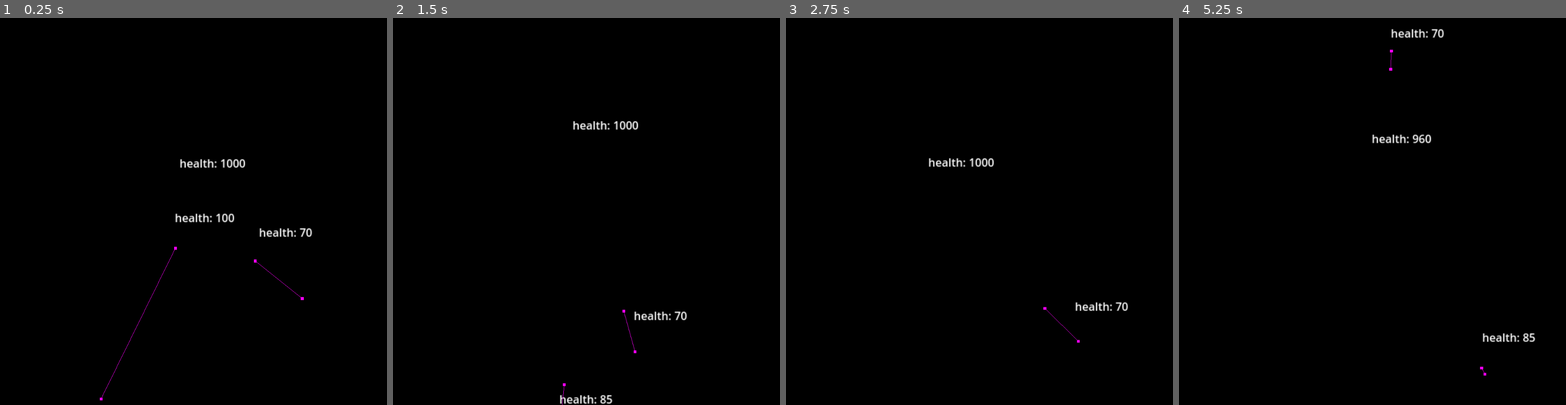
Above: before the commit, frames 1-4 (left to right).
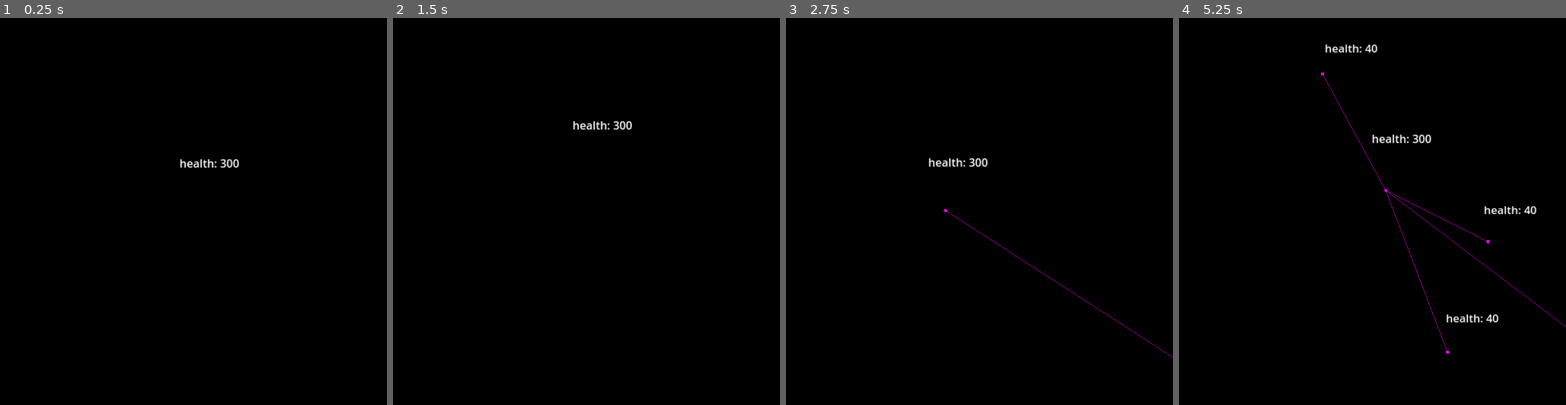
Above: after the commit, the same moments.

Repository: xxxxx-community/TheAihopGG-godot-wild-jam-80
Game: Godot game, scene res://scenes/objects/world/world.tscn
Two runs of this game, one before a commit and one after it. Both use one fixed random seed, a clock stepped at 60 frames per second and the inputs below.
Inputs (mouse positions are in pixels of both pictures, inside the frame that each line leads up to):
- Up to frame 1 (0.25 s): no input
- Up to frame 2 (1.5 s): move the mouse to (567, 288) at 0.52 s; hold Up (move_up) from 0.53 s (still down); click (567, 288) at 0.6 s; move the mouse to (702, 269) at 1.27 s; tap 1 (select_weapon_1) at 1.35 s
- Up to frame 3 (2.75 s): click (1095, 269) at 1.55 s; move the mouse to (863, 153) at 2.02 s; release Up (move_up) at 2.03 s; hold A (move_left) from 2.03 s (still down); tap 2 (select_weapon_2) at 2.1 s; click (863, 153) at 2.3 s
- Up to frame 4 (5.25 s): move the mouse to (1391, 211) at 2.77 s; tap 3 (select_weapon_3) at 2.85 s; click (1391, 211) at 3.05 s; move the mouse to (1314, 114) at 3.52 s; release A (move_left) at 3.53 s; hold Down (move_down) 3.53-4.28 s; click (1314, 114) at 3.6 s; move the mouse to (1457, 192) at 4.27 s; hold D (move_right) 4.28-5.03 s; click (1457, 192) at 4.35 s; move the mouse to (1295, 230) at 5.02 s; hold Up (move_up) from 5.03 s (still down); tap 1 (select_weapon_1) at 5.1 s

The runs differ from the first frame. In frame 1, 0.6% of the frame differs, in the area x 25-81%, y 36-99%; in frame 2, 0.5%; in frame 3, 0.4%; in frame 4, 1.3%, in the area x 36-100%, y 2-93%.

Commit message:
fix: player health and enemy shoot time

Diff:
--- a/scenes/characters/enemies/circle_enemy/circle_enemy.tscn
+++ b/scenes/characters/enemies/circle_enemy/circle_enemy.tscn
@@ -12,7 +12,7 @@
 
 [node name="CircleEnemy" instance=ExtResource("1_s236b")]
 script = ExtResource("2_8f01s")
-shoot_time = 1.0
+shoot_time = 1.5
 min_distance_to_target = 300.0
 collide_damage_duration = 1.0
 recoverable_target_health = 30
--- a/scenes/characters/enemies/square_enemy/square_enemy.tscn
+++ b/scenes/characters/enemies/square_enemy/square_enemy.tscn
@@ -12,7 +12,7 @@
 
 [node name="SquareEnemy" instance=ExtResource("1_7b5ba")]
 script = ExtResource("2_ke3jm")
-shoot_duration = 0.5
+shoot_duration = 1.0
 min_distance_to_target = 200.0
 collide_damage = 15
 recoverable_target_health = 20
--- a/scenes/characters/player/player.tscn
+++ b/scenes/characters/player/player.tscn
@@ -15,8 +15,8 @@
 default_weapon_index = 0
 character_name = "Alexey"
 speed = 300.0
-health = 100
-max_health = 100
+health = 300
+max_health = 300
 invulnerability_time = 1.0
 health_replenish_is_enabled = false
 
--- a/scenes/objects/world/world.tscn
+++ b/scenes/objects/world/world.tscn
@@ -1,12 +1,10 @@
-[gd_scene load_steps=9 format=3 uid="uid://osff4b4kntj4"]
+[gd_scene load_steps=7 format=3 uid="uid://osff4b4kntj4"]
 
 [ext_resource type="Script" uid="uid://8n87xxfrg1wu" path="res://scenes/objects/world/world.gd" id="1_gmxm5"]
 [ext_resource type="PackedScene" uid="uid://5bh1m3ruoeml" path="res://scenes/objects/world_borders/world_borders.tscn" id="3_3kq53"]
 [ext_resource type="PackedScene" uid="uid://dy3tbnu1cbd80" path="res://scenes/characters/player/player.tscn" id="3_neq0c"]
-[ext_resource type="PackedScene" uid="uid://bwulfswkp185v" path="res://scenes/characters/enemies/square_enemy/square_enemy.tscn" id="4_24dl5"]
 [ext_resource type="PackedScene" uid="uid://bem6p33d82dyc" path="res://scenes/components/enemy_spawner_component/enemy_spawner_component.tscn" id="5_24dl5"]
 [ext_resource type="PackedScene" uid="uid://bq8cy6u6t1pck" path="res://scenes/components/chaos_value_enlarger/chaos_value_enlarger_component.tscn" id="5_a5r84"]
-[ext_resource type="PackedScene" uid="uid://bq50sj2kb3qjx" path="res://scenes/characters/enemies/circle_enemy/circle_enemy.tscn" id="5_tg776"]
 
 [sub_resource type="NavigationPolygon" id="NavigationPolygon_neq0c"]
 vertices = PackedVector2Array(1142, 694, -1014.05, 694, -1021.95, -894.25, 1142, -949.727)
@@ -25,14 +23,7 @@
 
 [node name="Player" parent="Characters" instance=ExtResource("3_neq0c")]
 position = Vector2(-18, -43)
-health = 1000
-max_health = 1000
-
-[node name="SquareEnemy" parent="Characters" node_paths=PackedStringArray("target") instance=ExtResource("4_24dl5")]
-target = NodePath("../Player")
-
-[node name="CircleEnemy" parent="Characters" node_paths=PackedStringArray("target") instance=ExtResource("5_tg776")]
-target = NodePath("../Player")
+max_health = 300
 
 [node name="NavigationRegion2D" type="NavigationRegion2D" parent="."]
 visible = false
@@ -45,4 +36,3 @@
 
 [node name="EnemySpawnerComponent" parent="Components" node_paths=PackedStringArray("enemy_container_node") instance=ExtResource("5_24dl5")]
 enemy_container_node = NodePath("../../Characters")
-spawn_waves_is_enabled = false
